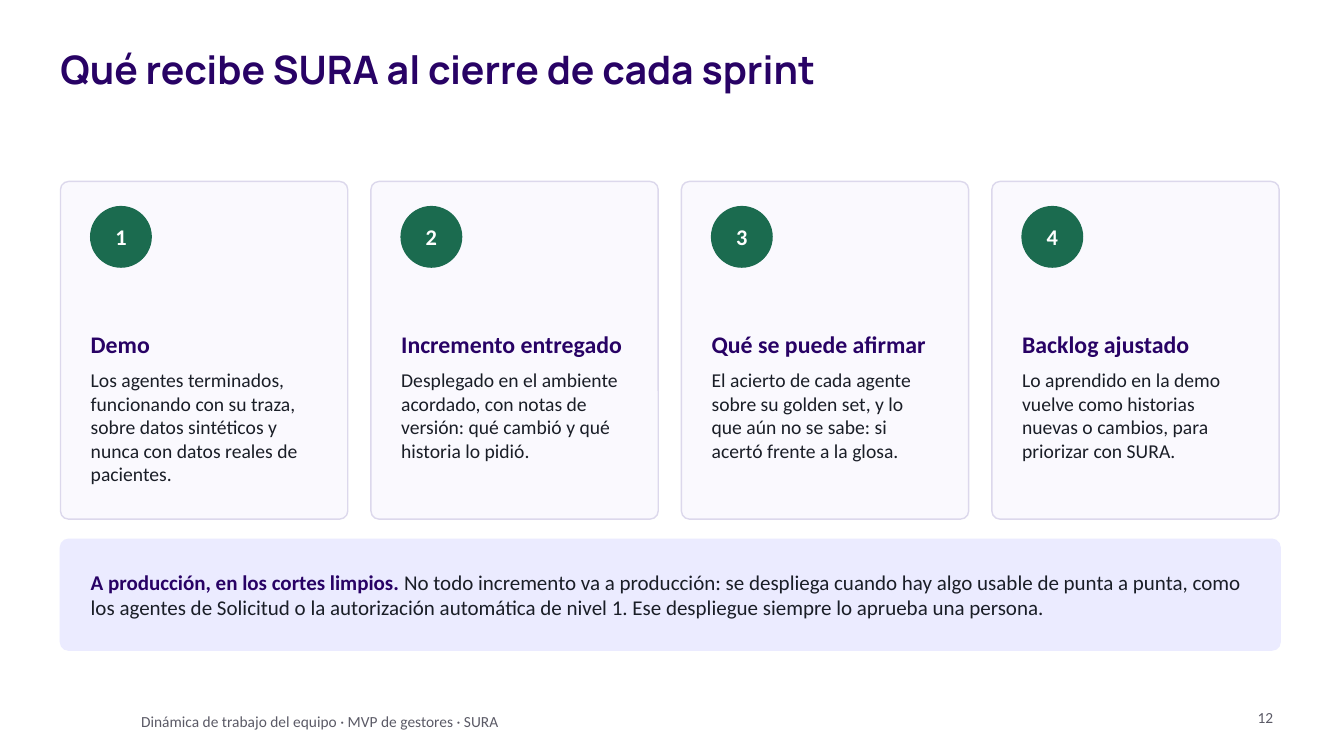
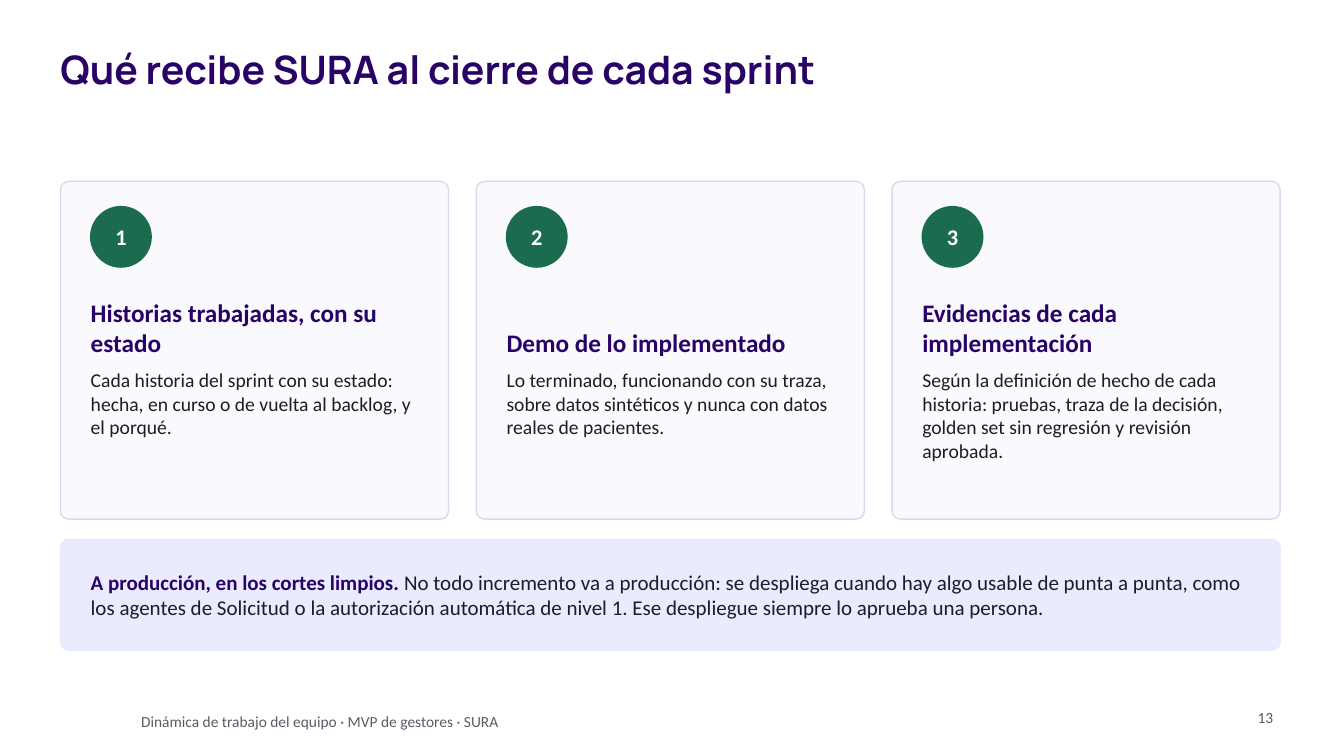
Before and after one commit to didierfrancogomez/propuestas, a slide deck: slide 13 of SURA/gestores-sura/metodologia-trabajo/Tech and Solve - Dinámica de trabajo del equipo.pptx (slide 12 before the commit). Drawn at 1344x756 pixels with LibreOffice and Linux fonts; fonts in the diff are those of the drawing; background and template pictures are left out. Boxes give left, top, right and bottom in pixels: in the first picture for what was removed or moved away, otherwise in the second. Text is boxed around its words. In the diff, an @@ line names an element or a change of style, - is before the commit and + after.

```diff
--- a/SURA/gestores-sura/metodologia-trabajo/Tech and Solve - Dinámica de trabajo del equipo.pptx
+++ b/SURA/gestores-sura/metodologia-trabajo/Tech and Solve - Dinámica de trabajo del equipo.pptx
@@ rounded rectangle: place and size @@
-rounded rectangle at (60,181,348,519)
+rounded rectangle at (60,181,449,519)
@@ proportions changed in 3 elements at (892,181,1280,519), (60,181,449,519), (476,181,864,519) @@
@@ rounded rectangle: place and size @@
-rounded rectangle at (371,181,658,519)
+rounded rectangle at (476,181,864,519)
@@ text "2": place and size @@
-text "2" at (426,230,437,245)
+text "2" at (531,230,542,245)
@@ ellipse: place and size @@
-ellipse at (401,207,462,267)
+ellipse at (507,207,568,267)
@@ rounded rectangle removed at (682,181,969,519) @@
@@ ellipse removed at (712,207,772,267) @@
@@ rounded rectangle: place and size @@
-rounded rectangle at (992,181,1279,519)
+rounded rectangle at (892,181,1280,519)
@@ text "3": place and size @@
-text "3" at (736,230,747,245)
+text "3" at (947,230,958,245)
@@ ellipse: place and size @@
-ellipse at (1022,207,1083,267)
+ellipse at (923,207,983,267)
@@ text removed at (1047,230,1058,245) @@
-4
@@ text added at (91,304,377,353), 18 pt, text #280265, bold @@
+Historias trabajadas, con su estado
@@ text added at (922,304,1117,356), 18 pt, text #280265, bold @@
+Evidencias de cada implementación
@@ text removed at (91,337,150,353) @@
-Demo
@@ text removed at (401,336,622,357) @@
-Incremento entregado
@@ text added at (507,334,785,356), 18 pt, text #280265, bold @@
+Demo de lo implementado
@@ text removed at (712,336,926,357) @@
-Qué se puede afirmar
@@ text removed at (1022,336,1189,357) @@
-Backlog ajustado
@@ text added at (91,373,411,437), 14 pt, text #1A1E27 @@
+Cada historia del sprint con su estado: hecha, en curso o de vuelta al backlog, y el porqué.
@@ text removed at (401,373,618,461) @@
-Desplegado en el ambiente acordado, con notas de versión: qué cambió y qué historia lo pidió.
@@ text at (507,373,827,437): text changed @@
-Los agentes terminados, funcionando con su traza, sobre datos sintéticos y nunca con datos reales de pacientes.
+Lo terminado, funcionando con su traza, sobre datos sintéticos y nunca con datos reales de pacientes.
@@ text removed at (712,373,911,462) @@
-El acierto de cada agente sobre su golden set, y lo que aún no se sabe: si acertó frente a la glosa.
@@ text added at (922,373,1223,461), 14 pt, text #1A1E27 @@
+Según la definición de hecho de cada historia: pruebas, traza de la decisión, golden set sin regresión y revisión aprobada.
@@ text removed at (1022,373,1220,461) @@
-Lo aprendido en la demo vuelve como historias nuevas o cambios, para priorizar con SURA.
@@ page number at (1258,713,1274,723): text changed @@
-12
+13
```
Also in this commit, not shown: 10 other slides changed, 8 slides added, 8 slides removed, 12 other files.
